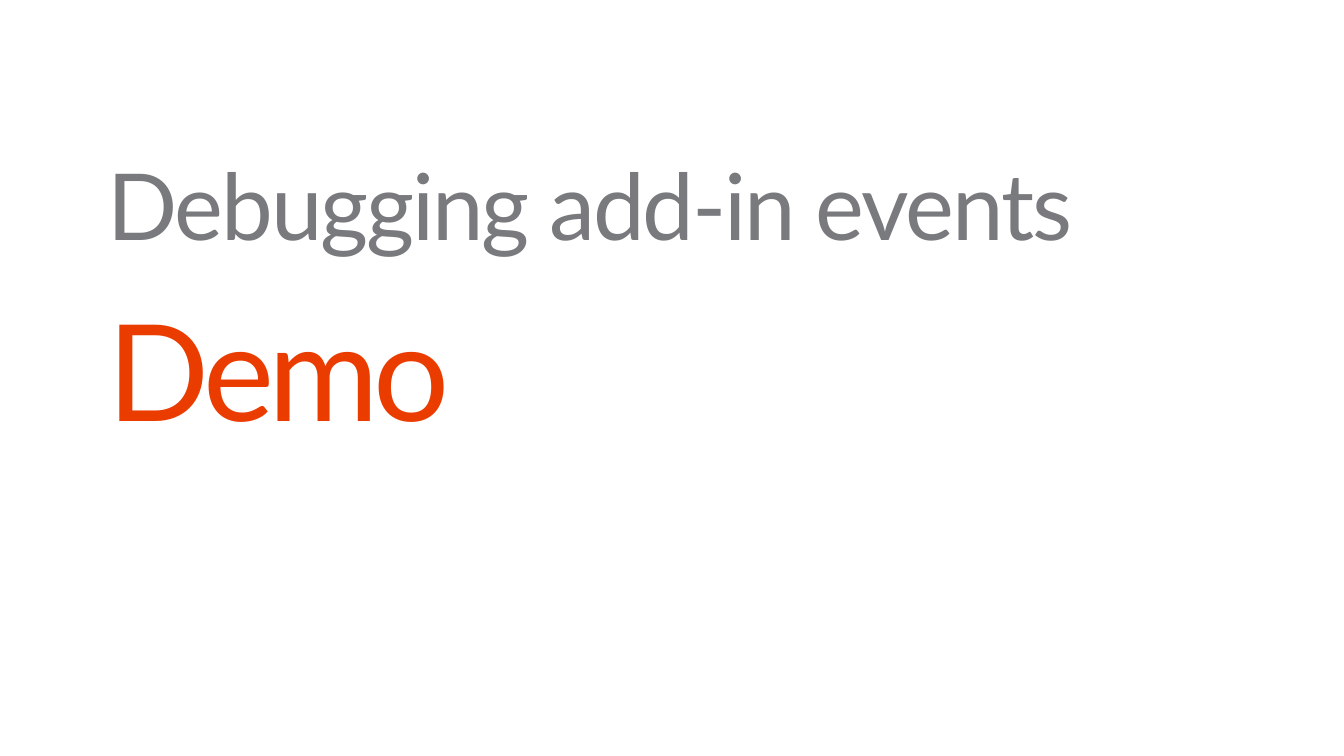
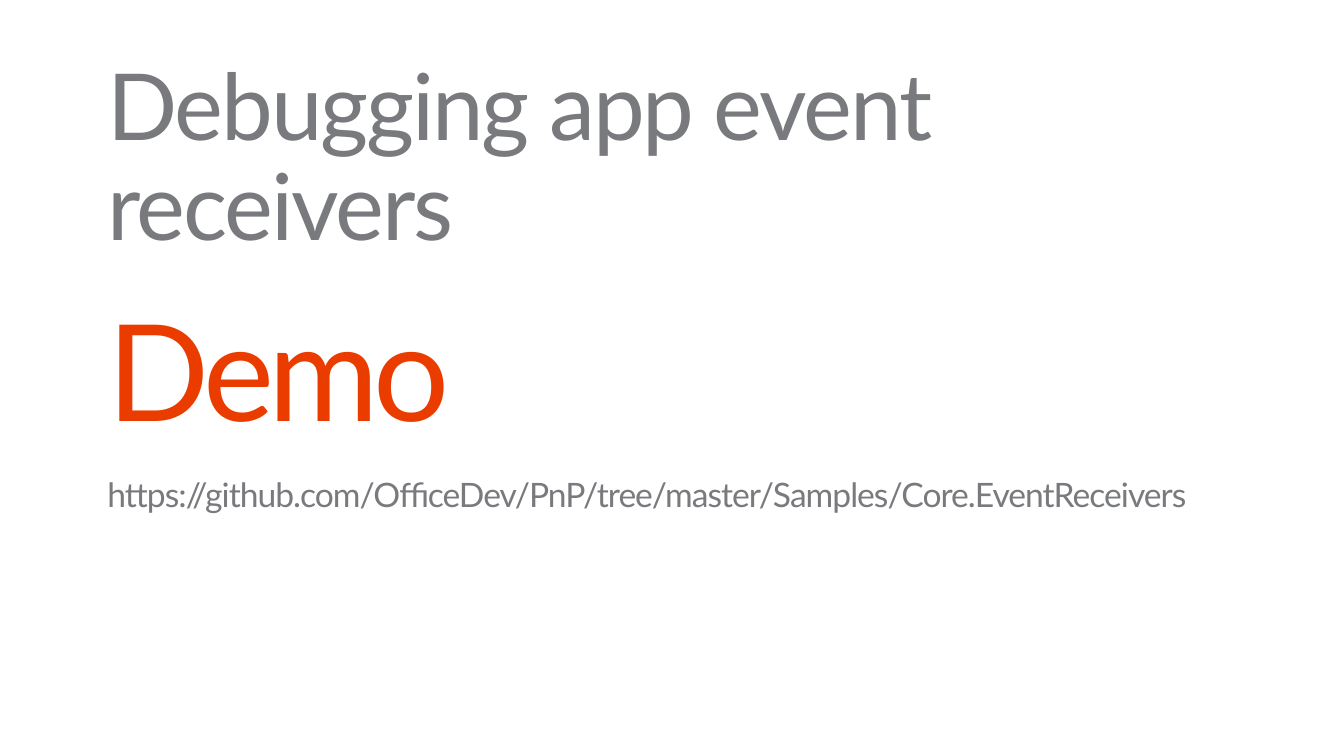
Before and after one commit to OfficeDev/TrainingContent, a slide deck: slide 34 of O3658/05 Using Remote Event Receivers and Remote Timer Jobs/5_RemoteTimersEvents.pptx. Drawn at 1344x756 pixels with LibreOffice and Linux fonts; fonts in the diff are those of the drawing; background and template pictures are left out. Boxes give left, top, right and bottom in pixels: in the first picture for what was removed or moved away, otherwise in the second. Text is boxed around its words. In the diff, an @@ line names an element or a change of style, - is before the commit and + after.

```diff
--- a/O3658/05 Using Remote Event Receivers and Remote Timer Jobs/5_RemoteTimersEvents.pptx
+++ b/O3658/05 Using Remote Event Receivers and Remote Timer Jobs/5_RemoteTimersEvents.pptx
@@ text at (x1=107, y1=72, x2=932, y2=241): text changed @@
-Debugging add-in events
+Debugging app event receivers
@@ subtitle added at (x1=107, y1=482, x2=1186, y2=513), 24 pt, text #797A7D @@
+https://github.com/OfficeDev/PnP/tree/master/Samples/Core.EventReceivers
```
Also in this commit, not shown: 18 other slides changed, 1 slide added, 1 slide removed, 1 other file.
